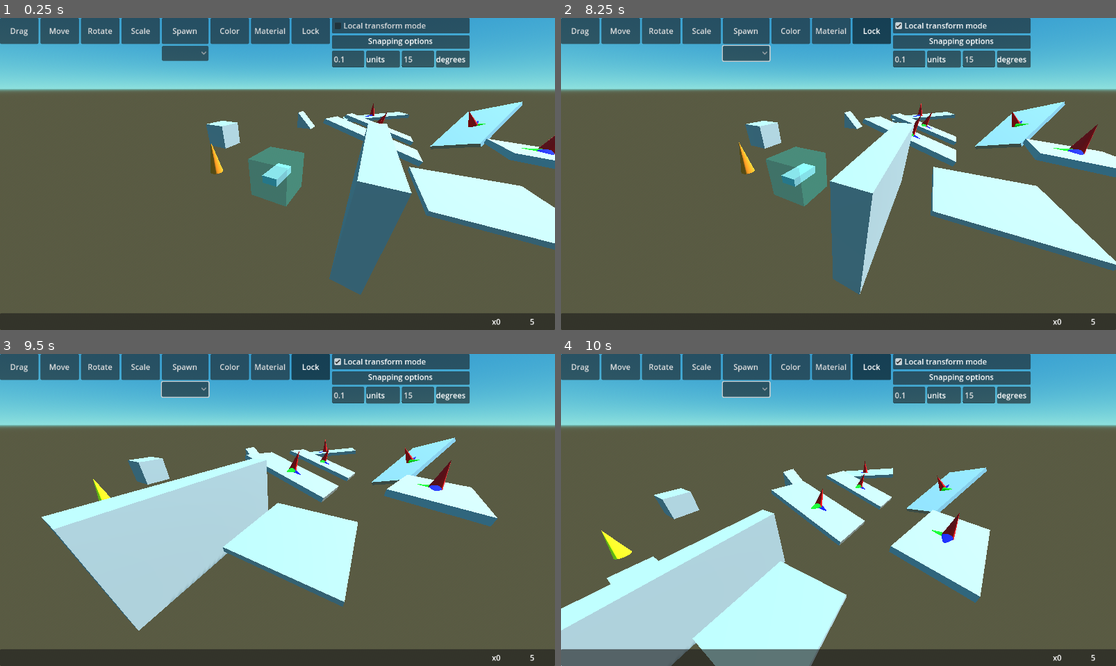
Above: before the commit, frames 1-4 (two rows, left to right).
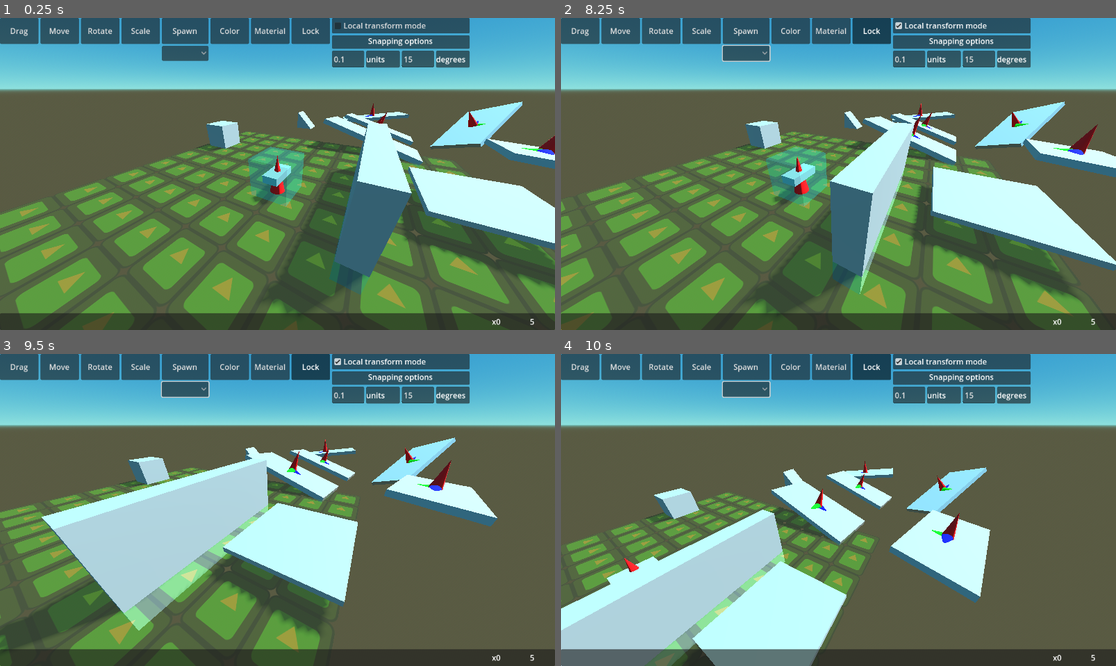
Above: after the commit, the same moments.

Repository: TrainzMarcel/Tartarus-Modelling-Tool
Game: Godot game, scene res://editor/main.tscn
Two runs of this game, one before a commit and one after it. Both use one fixed random seed, a clock stepped at 60 frames per second and the inputs below. The engine's default icon, where the game draws it, is replaced by a stand-in: a white triangle on a blue panel in a dark square.
Inputs (mouse positions are in pixels of both pictures, inside the frame that each line leads up to):
- Up to frame 1 (0.25 s): no input
- Up to frame 2 (8.25 s): click "Drag" at 0.5 s; click "Move" at 1.25 s; click "Rotate" at 2 s; click "Scale" at 2.75 s; click "Spawn" at 3.5 s; click "Color" at 4.25 s; click "Material" at 5 s; click "Lock" at 5.75 s; click "Local transform mode" at 6.5 s; click (744, 52) at 7.25 s; tap Enter at 8 s; move the mouse to (960, 158) at 8.02 s; hold D from 8.03 s (still down); hold F from 8.03 s (still down); click (960, 158) at 8.17 s
- Up to frame 3 (9.5 s): release D at 8.75 s; release F at 8.75 s; drag from (166, 525) to (249, 572) at 8.77 s
- Up to frame 4 (10 s): tap Space at 9.5 s; move the mouse to (894, 441) at 9.52 s; hold D from 9.53 s (still down); hold E from 9.53 s (still down); click (894, 441) at 9.67 s; tap F at 9.8 s

The runs differ from the first frame. In frame 1, 25% of the frame differs, in the area x 0-100%, y 36-100%; in frame 2, 23%; in frame 3, 13%; in frame 4, 4.9%.
Error before the commit: Invalid access to property or key 'selected_parts' on a base object of type 'Node3D (Main)'. (res://editor/camera/free_look_camera.gd:32)

Commit message:
fixed transform handle transform calculations, added snapping options ui

Diff:
--- a/editor/camera/free_look_camera.gd
+++ b/editor/camera/free_look_camera.gd
@@ -29,7 +29,7 @@
 		return
 
 	if Input.is_key_pressed(KEY_F) and event.is_pressed() and not event.is_echo():
-		if main.selected_parts.size() > 0:
+		if main.selected_parts_array.size() > 0:
 
 			lock_position = main.selected_parts_abb.transform.origin
 			lock_zoom = main.selected_parts_abb.extents.length()
--- a/editor/main.gd
+++ b/editor/main.gd
@@ -87,6 +87,12 @@
 	b_lock.pressed.connect(on_tool_selected.bind(b_lock))
 	b_spawn.pressed.connect(on_tool_selected.bind(b_spawn))
 
+	"TODO"#add a mechanism to remove focus when there is a left click off the ui
+	l_positional_snap_increment.text_submitted.connect(on_snap_increment_set.bind(l_positional_snap_increment))
+	l_rotational_snap_increment.text_submitted.connect(on_snap_increment_set.bind(l_rotational_snap_increment))
+
+	b_local_transform_active.toggled.connect(on_local_transform_set)
+
 	TransformHandleUtils.initialize_transform_handle_root(transform_handle_root)
 	selected_parts_abb.debug_mesh = $MeshInstance3D
 
@@ -121,8 +127,6 @@
 
 
 	#for transform handle root to be set to global rotation or local part rotation
-	local_transform_active = b_local_transform_active.button_pressed
-	set_transform_handle_root_position(transform_handle_root, selected_parts_abb.transform, local_transform_active)
 
 
 #do raycasting, set hovered_handle
@@ -283,7 +287,7 @@
 				"TODO"#comment better
 				var first = cam.project_ray_normal(event.position - event.relative)
 				var second = cam.project_ray_normal(event.position)
-				var new_transform = TransformHandleUtils.transform(dragged_handle, transform_handle_root, drag_offset, ray_result, event, first, second, cam)
+				var new_transform = TransformHandleUtils.transform(dragged_handle, transform_handle_root, drag_offset, ray_result, event, first, second, cam, [$DebugVector3D3, $DebugVector3D4], positional_snap_increment)
 				"TEST"
 				#transform_handle_root.global_transform = new_transform * transform_handle_root.global_transform
 				set_transform_handle_root_position(transform_handle_root, new_transform * transform_handle_root.global_transform, local_transform_active)
@@ -341,6 +345,18 @@
 			offset_dragged_to_selected_array.clear()
 
 
+func on_snap_increment_set(new, line_edit):
+	if line_edit == l_positional_snap_increment:
+		positional_snap_increment = float(line_edit.text)
+	elif line_edit == l_rotational_snap_increment:
+		rotational_snap_increment = float(line_edit.text)
+	line_edit.release_focus()
+
+
+func on_local_transform_set(active):
+	local_transform_active = active
+	set_transform_handle_root_position(transform_handle_root, selected_parts_abb.transform, local_transform_active)
+
 #this stuff was ugly so i put them into functions
 func raycast(from : Vector3, to : Vector3, exclude : Array[RID] = [], collision_mask : Array[int] = []):
 	var ray_param : PhysicsRayQueryParameters3D = PhysicsRayQueryParameters3D.new()
--- a/editor/main.tscn
+++ b/editor/main.tscn
@@ -7,6 +7,7 @@
 [ext_resource type="Material" uid="uid://dg0pq3t4uvees" path="res://editor/selection_box/highlight_mat.res" id="4_sa2se"]
 [ext_resource type="Script" path="res://editor/selection_box/selection_box.gd" id="5_byqpd"]
 [ext_resource type="PackedScene" uid="uid://clfcgcedn47iy" path="res://editor/transform_handles/transform_handle_root.tscn" id="7_wy0x5"]
+[ext_resource type="Texture2D" uid="uid://canip75ut1vvn" path="res://editor/icon.svg" id="8_0y85n"]
 
 [sub_resource type="ProceduralSkyMaterial" id="ProceduralSkyMaterial_jgeb0"]
 sky_top_color = Color(0.168627, 0.470588, 0.690196, 1)
@@ -374,12 +375,48 @@
 rings = 1
 cap_top = false
 
-[sub_resource type="StandardMaterial3D" id="StandardMaterial3D_yt3a6"]
+[sub_resource type="StandardMaterial3D" id="StandardMaterial3D_ayqrk"]
 transparency = 1
 albedo_color = Color(0, 1, 1, 0.298039)
 
-[sub_resource type="BoxMesh" id="BoxMesh_ppggx"]
-material = SubResource("StandardMaterial3D_yt3a6")
+[sub_resource type="BoxMesh" id="BoxMesh_gfya6"]
+material = SubResource("StandardMaterial3D_ayqrk")
+
+[sub_resource type="StandardMaterial3D" id="StandardMaterial3D_pxu0s"]
+transparency = 1
+albedo_color = Color(1, 1, 0, 0.407843)
+
+[sub_resource type="CylinderMesh" id="CylinderMesh_13xlt"]
+material = SubResource("StandardMaterial3D_pxu0s")
+top_radius = 0.0
+bottom_radius = 0.2
+height = 1.0
+radial_segments = 16
+rings = 1
+cap_top = false
+
+[sub_resource type="StandardMaterial3D" id="StandardMaterial3D_0v5us"]
+transparency = 1
+albedo_color = Color(1, 1, 0, 0.407843)
+albedo_texture = ExtResource("8_0y85n")
+uv1_triplanar = true
+
+[sub_resource type="BoxMesh" id="BoxMesh_qe5on"]
+material = SubResource("StandardMaterial3D_0v5us")
+size = Vector3(10, 0.01, 10)
+
+[sub_resource type="StandardMaterial3D" id="StandardMaterial3D_7umvj"]
+transparency = 1
+albedo_color = Color(1, 0, 0, 1)
+
+[sub_resource type="CylinderMesh" id="CylinderMesh_315y0"]
+material = SubResource("StandardMaterial3D_7umvj")
+top_radius = 0.0
+bottom_radius = 0.2
+height = 1.0
+radial_segments = 16
+rings = 1
+cap_top = false
 
 [node name="Main" type="Node3D" node_paths=PackedStringArray("d_vector", "b_drag", "b_move", "b_rotate", "b_scale", "b_ …(287 unchanged characters)…
 script = ExtResource("1_4xdr8")
@@ -869,16 +906,28 @@
 [node name="TransformHandleRoot" parent="Workspace" instance=ExtResource("7_wy0x5")]
 
 [node name="DebugVector3D" type="MeshInstance3D" parent="."]
-transform = Transform3D(1, 0, 0, 0, 1, 0, 0, 0, 1, -2.30398, 0, 0)
 mesh = SubResource("CylinderMesh_rrjhv")
 script = ExtResource("4_fq3r4")
 color = Color(1, 1, 0, 1)
 
 [node name="DebugVector3D2" type="MeshInstance3D" parent="."]
-transform = Transform3D(1, 0, 0, 0, 1, 0, 0, 0, 1, -2.30398, 0, 0)
 mesh = SubResource("CylinderMesh_cha21")
 script = ExtResource("4_fq3r4")
 color = Color(0.901961, 0.431373, 0, 1)
 
 [node name="MeshInstance3D" type="MeshInstance3D" parent="."]
-mesh = SubResource("BoxMesh_ppggx")
+mesh = SubResource("BoxMesh_gfya6")
+
+[node name="DebugVector3D3" type="MeshInstance3D" parent="."]
+mesh = SubResource("CylinderMesh_13xlt")
+script = ExtResource("4_fq3r4")
+color = Color(1, 1, 0, 0.407843)
+
+[node name="MeshInstance3D" type="MeshInstance3D" parent="DebugVector3D3"]
+transform = Transform3D(1, 0, 0, 0, 1, 0, 0, 0, 1, 0, -0.5, 0)
+mesh = SubResource("BoxMesh_qe5on")
+
+[node name="DebugVector3D4" type="MeshInstance3D" parent="."]
+mesh = SubResource("CylinderMesh_315y0")
+script = ExtResource("4_fq3r4")
+color = Color(1, 0, 0, 1)
--- a/editor/transform_handles/transform_handle_utils.gd
+++ b/editor/transform_handles/transform_handle_utils.gd
@@ -2,26 +2,51 @@
 class_name TransformHandleUtils
 
 
+"TODO"#rename variables better
+"TODO"#comment better
 "TODO"#add a max distance in case user drags too far
+"TODO"#add snapping increment
 #make sure to test this with orthogonal camera in the future
 "TODO"#this math doesnt always work properly (something to do with camera angle and being too close to a handle)
-static func transform(active_handle : TransformHandle, transform_handle_root : Node3D, drag_offset : Vector3, ray_result : Dictionary, event : InputEventMouseMotion, cam_normal_prev : Vector3, cam_normal : Vector3, cam : FreeLookCamera):
+static func transform(active_handle : TransformHandle, transform_handle_root : Node3D, drag_offset : Vector3, ray_result : Dictionary, event : InputEventMouseMotion, cam_normal_prev : Vector3, cam_normal : Vector3, cam : FreeLookCamera, debug_mesh : Array, p_snap_increment : float):
 	var r_transform : Transform3D = Transform3D()
-	var local_vector : Vector3 = transform_handle_root.transform.basis * active_handle.direction_vector
+
+	#direction_vector of active_handle transformed to global space from local (local to active_handle)
+	var global_vector : Vector3 = transform_handle_root.transform.basis * active_handle.direction_vector
 	match active_handle.direction_type:
 		TransformHandle.DirectionTypeEnum.axis_move:
-			#first construct a plane along the axis the normal of which points to the camera
-			#(but only rotating along the axis)
-			var plane_axis : Plane = Plane(local_vector)
+
 			#need a plane which acts like a sprite that rotates around the handles direction_vector
-			var plane_cam : Plane = Plane(plane_axis.project(cam.global_position))
+
+			#project vector pointing from handle to camera.global_position
+			var vec : Vector3 = cam.global_position - active_handle.global_position
+			var vec_2 : Vector3 = vec.dot(global_vector.normalized()) * global_vector.normalized()
+			vec = (vec - vec_2).normalized()
+
+			var plane_cam_d = (active_handle.global_position.dot(vec) * vec).length()
+
+			#if the camera is pointing away from the 0,0,0 point, invert plane_cam_d (since the normal would be flipped
+			if cam.global_position.dot(vec) < 0:
+				plane_cam_d = -plane_cam_d
+
+			var plane_cam : Plane = Plane(vec, plane_cam_d)
+
+			"DEBUG"#--------------------------------------------------------------------------------
+			print(plane_cam.normal)
+
+			debug_mesh[0].input_vector = plane_cam.normal
+			debug_mesh[0].origin_position = Vector3.ZERO
+			debug_mesh[0].origin_position = debug_mesh[0].origin_position + plane_cam.d * plane_cam.normal
+			"DEBUG"#--------------------------------------------------------------------------------
+
+
 			var cam_normal_plane = plane_cam.intersects_ray(cam.global_position, cam_normal)
 			var cam_normal_prev_plane = plane_cam.intersects_ray(cam.global_position, cam_normal_prev)
 
 			#find vector between mouse projected onto plane_cam from
 			if cam_normal_plane != null and cam_normal_prev_plane != null:
 				var term_1 = cam_normal_plane - cam_normal_prev_plane
-				var term_2 = local_vector * (local_vector.dot(term_1))
+				var term_2 = global_vector * (global_vector.dot(term_1))
 				r_transform.origin = term_2
 
 
Not shown, changed: doc_planning/progress_documentation.txt
Not shown: 1 places in editor/main.tscn that only renumber resources
